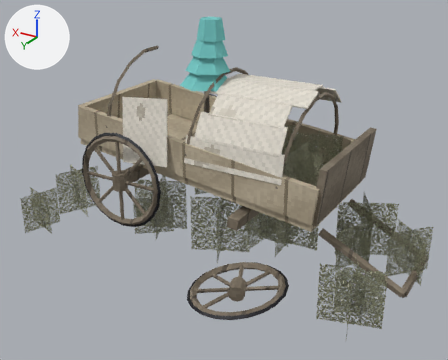
A saved change to the Blender file blender/wagon_overgrown.blend.
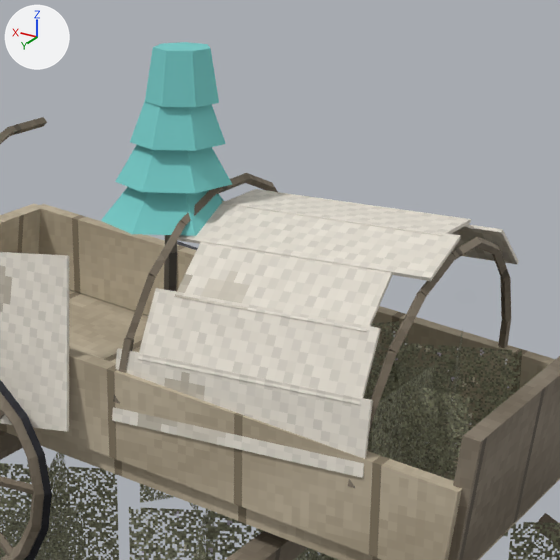
Each version is shown whole from a camera (50 mm lens) standing at (-2.92, 5.28, 2.94) and looking at (-0.23, 0.8, 0.69), then close up on the part from 31% to 80% of the width and 0% to 60% of the height. Every picture has the same lights, and +X, +Y and +Z are marked at upper left. The older version's two pictures come first.

Script lines for the objects in view, before the commit:
```python
mat_e_leaf_cyan = principled_material('e_leaf_cyan')
mat_e_leaf_cyan.base_color = (0.18, 0.6, 0.58)  # cyan #76cbc8
mat_e_leaf_cyan.roughness = 0.9
me_body_mesh = bpy.data.meshes.new('body_mesh')
me_body_mesh.from_pydata(...)  # 1746 vertices, 1273 faces; spans x -2.03..1.74, y -0.52..1.88, z -0.03..2.1
# faces by material slot: [24, 758, 320, 48, 32, 48, 7, 36]
me_body_mesh.materials.append(mat_e_wood)  # picture img_m_e_wood_png
me_body_mesh.materials.append(mat_e_wood_dark)  # picture img_m_e_wood_dark_png
me_body_mesh.materials.append(mat_e_iron)  # picture img_m_e_iron_png
me_body_mesh.materials.append(mat_e_canvas)  # picture img_m_e_canvas_png
me_body_mesh.materials.append(mat_e_flowers)
me_body_mesh.materials.append(mat_e_foliage)
me_body_mesh.materials.append(mat_e_bark)  # picture img_m_e_bark_png
me_body_mesh.materials.append(mat_e_leaf_cyan)  # cyan #76cbc8
ob_body = bpy.data.objects.new('body', me_body_mesh)
ob_body.location = (0.0, 0.0, 0.0)
```
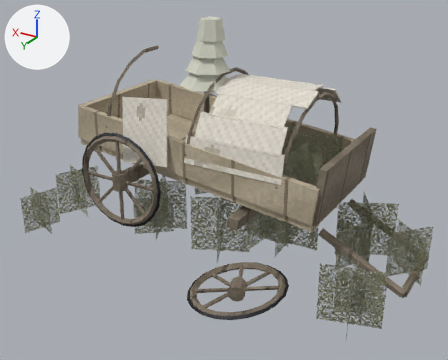
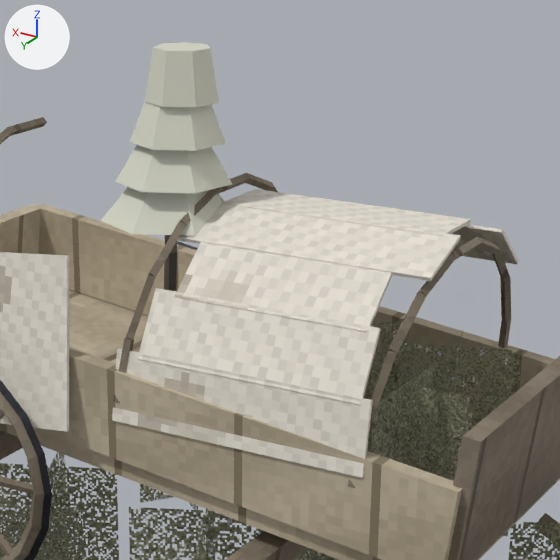
Changed parts and their boxes (x1, y1, x2, y2) in the close-ups (560 x 560 px):
'body', recoloured (cyan to grey): (98, 42, 235, 239) in both

Diff of the bpy script that builds the scene:
```diff
--- a/blender/wagon_overgrown.blend.py
+++ b/blender/wagon_overgrown.blend.py
@@ mat_e_leaf_cyan @@
 mat_e_leaf_cyan = principled_material('e_leaf_cyan')
-mat_e_leaf_cyan.base_color = (0.18, 0.6, 0.58)  # cyan #76cbc8
+mat_e_leaf_cyan.base_color = (0.66, 0.67, 0.56)  # light grey #d4d6c5
 mat_e_leaf_cyan.roughness = 0.9
```
